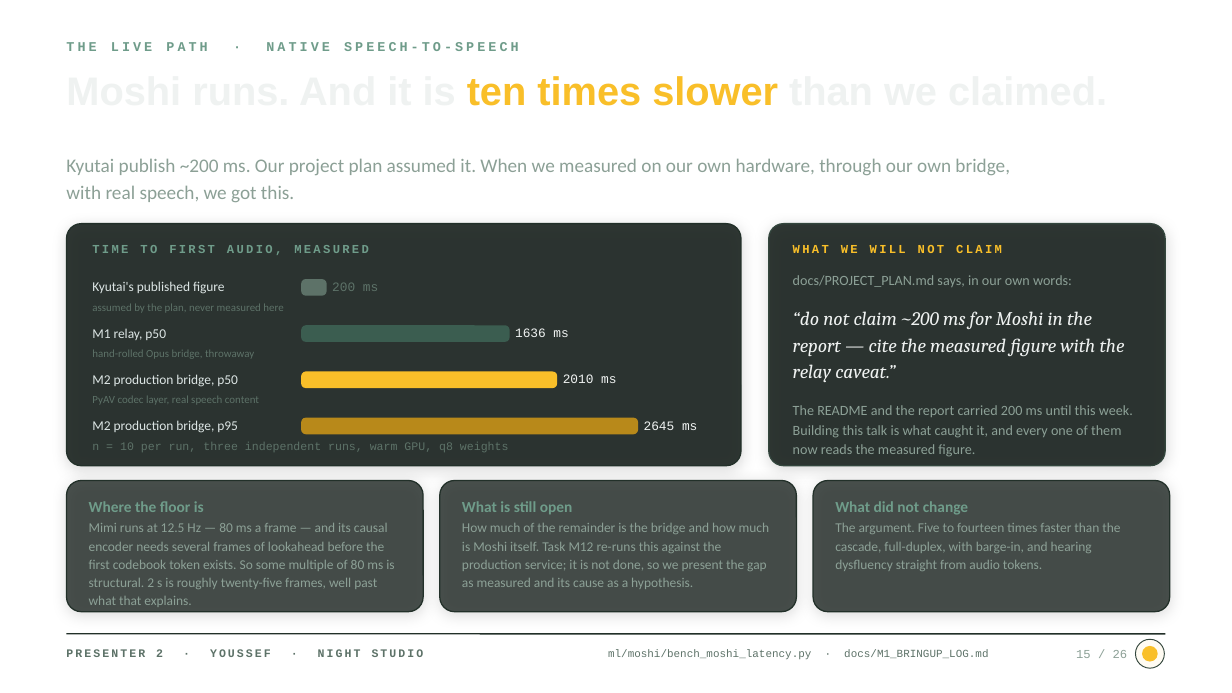
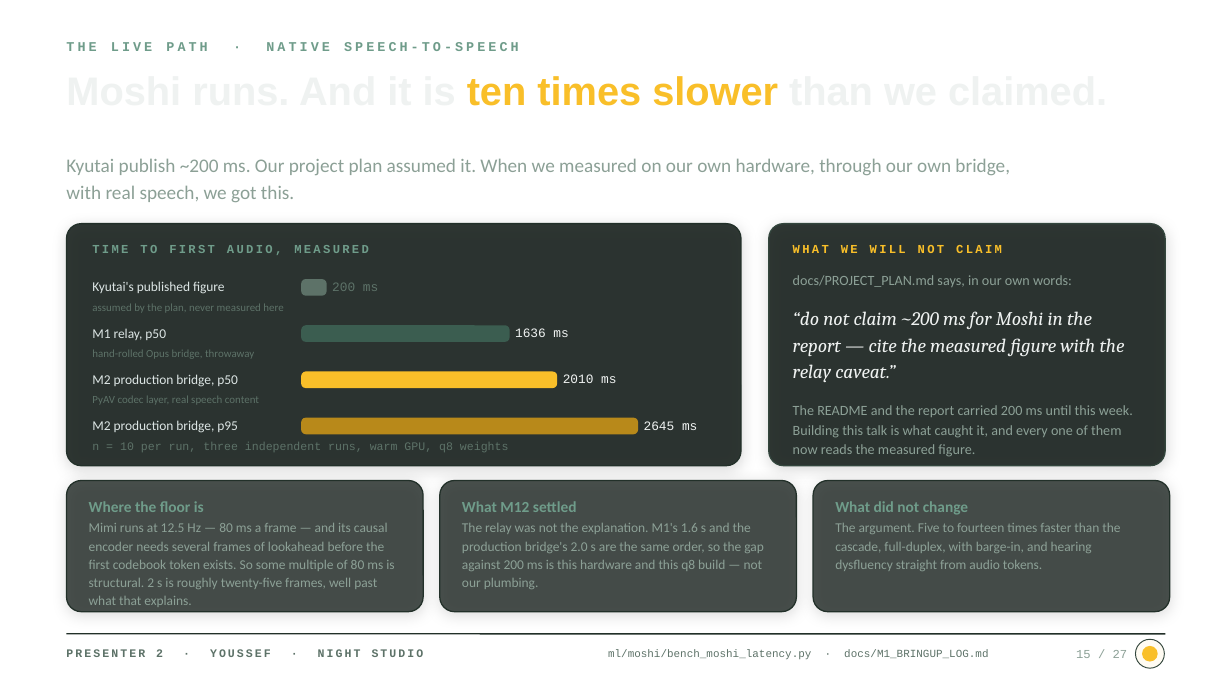
Before and after one commit to Ali-Khamis45/we-s2s-finalproject, a slide deck: slide 15 of docs/presentation/Speech-Confidence-Coach.pptx. Drawn at 1232x693 pixels with LibreOffice and Linux fonts; fonts in the diff are those of the drawing; background and template pictures are left out. Boxes give left, top, right and bottom in pixels: in the first picture for what was removed or moved away, otherwise in the second. Text is boxed around its words. In the diff, an @@ line names an element or a change of style, - is before the commit and + after.

```diff
--- a/docs/presentation/Speech-Confidence-Coach.pptx
+++ b/docs/presentation/Speech-Confidence-Coach.pptx
@@ text at [462, 501, 577, 512]: text changed @@
-What is still open
+What M12 settled
@@ text at [462, 523, 764, 589]: text changed @@
-How much of the remainder is the bridge and how much is Moshi itself. Task M12 re-runs this against the production service; it is not done, so we present the gap as measured and its cause as a hypothesis.
+The relay was not the explanation. M1's 1.6 s and the production bridge's 2.0 s are the same order, so the gap against 200 ms is this hardware and this q8 build — not our plumbing.
@@ text at [1076, 650, 1128, 658]: text changed @@
-15 / 26
+15 / 27
```
Also in this commit, not shown: 39 other slides changed, 3 slides added, 1 other file.
